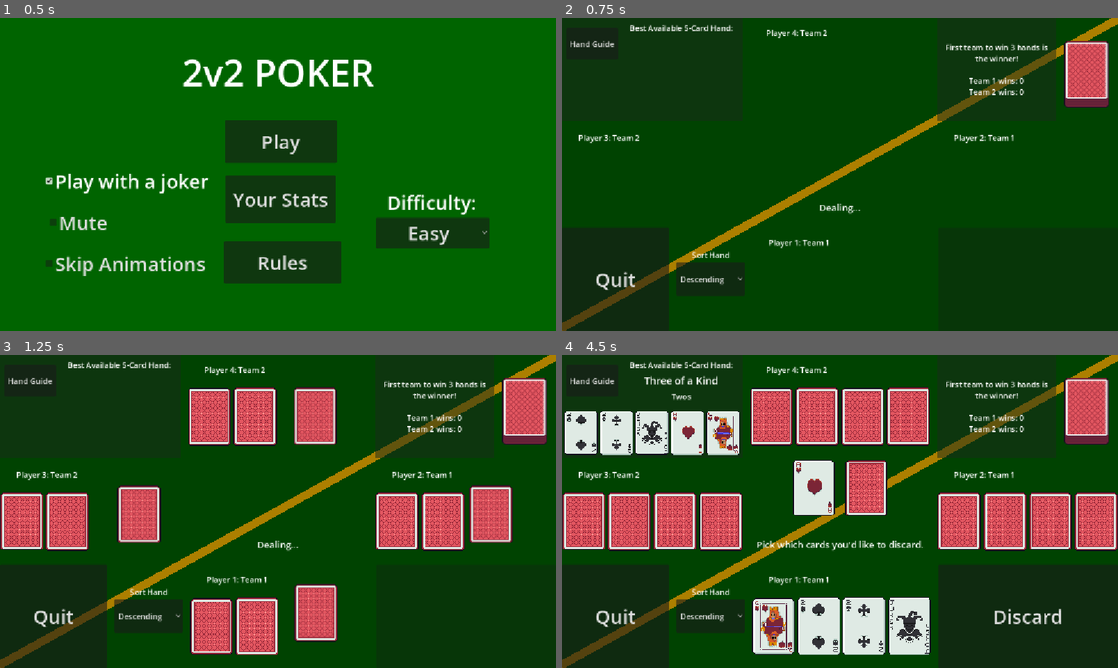
Above: before the commit, frames 1-4 (two rows, left to right).
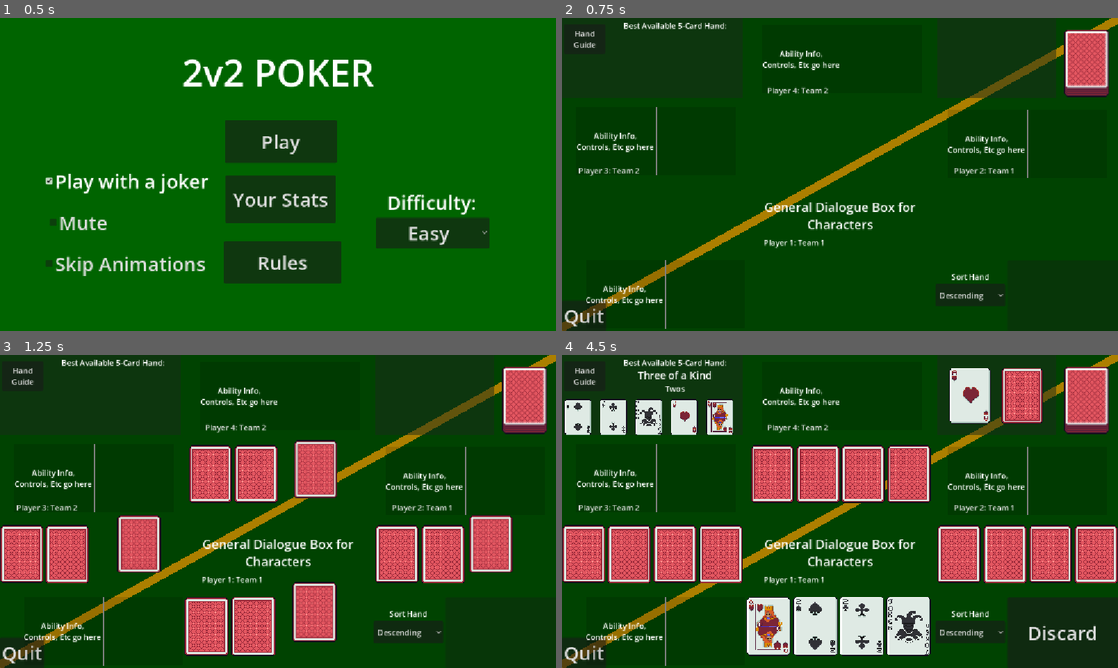
Above: after the commit, the same moments.

Repository: joey-x-y/card-game
Game: Godot game, scene res://Scenes/Main.tscn
The game is run twice, just before and just after one commit, with the same random seed, the same clock (stepped at 60 frames per second) and the same inputs.
Inputs (mouse positions are in pixels of both pictures, inside the frame that each line leads up to):
- Up to frame 1 (0.5 s): no input
- Up to frame 2 (0.75 s): click "Play" at 0.5 s
- Up to frame 3 (1.25 s): no input
- Up to frame 4 (4.5 s): click "Descending" at 1.25 s; click "Hand Guide" at 2 s; click (773, 627) at 2.77 s; click "Discard" at 3.5 s; click "Hand Guide" at 4.25 s

Frame 1 is identical in both runs. In frame 2, 8.6% of the frame differs, in the area x 0-99%, y 1-100%; in frame 3, 30%; in frame 4, 47%, in the area x 0-100%, y 1-100%.

Commit message:
placeholder character portraits, need test sprites

Diff:
--- /dev/null
+++ b/Prefabs/CharacterPortrait.tscn
@@ -0,0 +1,49 @@
+[gd_scene format=3 uid="uid://cft48kvnvxd57"]
+
+[node name="CharacterPortrait" type="Control" unique_id=277362339]
+layout_mode = 3
+anchor_right = 0.28645834
+anchor_bottom = 0.21604939
+grow_horizontal = 2
+grow_vertical = 2
+metadata/_edit_use_anchors_ = true
+
+[node name="Backdrop" type="ColorRect" parent="." unique_id=1671842024]
+layout_mode = 1
+anchors_preset = 15
+anchor_right = 1.0
+anchor_bottom = 1.0
+grow_horizontal = 2
+grow_vertical = 2
+color = Color(0, 0, 0, 0.12156863)
+
+[node name="VBoxContainer" type="HBoxContainer" parent="." unique_id=526993499]
+layout_mode = 1
+anchors_preset = 15
+anchor_right = 1.0
+anchor_bottom = 1.0
+grow_horizontal = 2
+grow_vertical = 2
+theme_override_constants/separation = 2
+
+[node name="Ability" type="Control" parent="VBoxContainer" unique_id=179557507]
+layout_mode = 2
+size_flags_horizontal = 3
+
+[node name="RichTextLabel" type="RichTextLabel" parent="VBoxContainer/Ability" unique_id=574910757]
+layout_mode = 1
+anchors_preset = 15
+anchor_right = 1.0
+anchor_bottom = 1.0
+grow_horizontal = 2
+grow_vertical = 2
+text = "Ability Info, Controls, Etc go here"
+horizontal_alignment = 1
+vertical_alignment = 1
+
+[node name="VSeparator" type="VSeparator" parent="VBoxContainer" unique_id=1971785909]
+layout_mode = 2
+
+[node name="Portrait" type="TextureRect" parent="VBoxContainer" unique_id=1385378325]
+layout_mode = 2
+size_flags_horizontal = 3
--- a/Scenes/Game Portraits.tscn
+++ b/Scenes/Game Portraits.tscn
@@ -8,6 +8,7 @@
 [ext_resource type="Script" uid="uid://bw1meq4xitqif" path="res://Scripts/Cards/River.gd" id="6_cx14u"]
 [ext_resource type="PackedScene" uid="uid://c3l44wwtneh0g" path="res://Prefabs/CardSlot.tscn" id="7_rue2x"]
 [ext_resource type="Texture2D" uid="uid://w06dwkbi86hm" path="res://Art/Poker cards/Poker_Kombinationen.jpg" id="8_sftde"]
+[ext_resource type="PackedScene" uid="uid://cft48kvnvxd57" path="res://Prefabs/CharacterPortrait.tscn" id="9_a1trm"]
 [ext_resource type="Script" uid="uid://bw1txujbe3kuu" path="res://Scripts/Cards/CardAnimator.gd" id="9_m85m2"]
 
 [node name="Game" type="Control" unique_id=2074097226 node_paths=PackedStringArray("animator", "player", "ally", "op1", …(182 unchanged characters)…
@@ -24,9 +25,9 @@
 op1 = NodePath("UI/VBoxContainer/Middle/Character3")
 op2 = NodePath("UI/VBoxContainer/Top/Character4")
 deck = NodePath("UI/VBoxContainer/Top/HBoxContainer/Data/Deck")
-river = NodePath("UI/VBoxContainer/Middle/VBoxContainer/MarginContainer/River")
-instruction_text = NodePath("UI/VBoxContainer/Middle/VBoxContainer/InstructionText")
-hand_sorter_button = NodePath("UI/VBoxContainer/Bottom/VBoxContainer/HandSorts")
+river = NodePath("UI/VBoxContainer/Top/River")
+instruction_text = NodePath("UI/VBoxContainer/Middle/InstructionText")
+hand_sorter_button = NodePath("UI/VBoxContainer/Bottom/HandSort/HandSorts")
 scoreboard = NodePath("UI/VBoxContainer/Top/HBoxContainer/TextureRect/Scoreboard")
 hand_display = NodePath("UI/VBoxContainer/Top/HandHelp")
 rules_button = NodePath("UI/VBoxContainer/Top/HandHelp/VBoxContainer/MarginContainer2/HBoxContainer/MarginContainer/ShowPokerHands")
@@ -66,7 +67,7 @@
 scale = Vector2(1.2330526, 0.44238842)
 color = Color(0.6745098, 0.49803922, 0, 1)
 
-[node name="VBoxContainer" type="VBoxContainer" parent="UI" unique_id=301699504]
+[node name="VBoxContainer" type="Control" parent="UI" unique_id=202926112]
 layout_mode = 1
 anchors_preset = 15
 anchor_right = 1.0
@@ -75,13 +76,16 @@
 grow_horizontal = 2
 grow_vertical = 2
 
-[node name="Top" type="HBoxContainer" parent="UI/VBoxContainer" unique_id=1941751145]
-layout_mode = 2
-size_flags_vertical = 3
-theme_override_constants/separation = 15
+[node name="Top" type="Control" parent="UI/VBoxContainer" unique_id=1310987922]
+anchors_preset = 0
+offset_right = 1152.0
+offset_bottom = 213.0
+size_flags_vertical = 3
 
 [node name="HandHelp" type="Control" parent="UI/VBoxContainer/Top" unique_id=661748925 node_paths=PackedStringArray("card_slots", "hand_name_display", "hand_description_display")]
-layout_mode = 2
+anchors_preset = 0
+offset_right = 374.0
+offset_bottom = 166.0
 size_flags_horizontal = 3
 script = ExtResource("2_a1trm")
 card_slots = [NodePath("VBoxContainer/MarginContainer/HBoxContainer/TextureRect"), NodePath("VBoxContainer/MarginContai …(243 unchanged characters)…
@@ -110,19 +114,19 @@
 layout_mode = 2
 size_flags_vertical = 3
 size_flags_stretch_ratio = 1.08
+theme_override_constants/margin_top = 4
+theme_override_constants/margin_bottom = 1
+
+[node name="HBoxContainer" type="HBoxContainer" parent="UI/VBoxContainer/Top/HandHelp/VBoxContainer/MarginContainer2" unique_id=1528389169]
+layout_mode = 2
+
+[node name="MarginContainer" type="MarginContainer" parent="UI/VBoxContainer/Top/HandHelp/VBoxContainer/MarginContainer2/HBoxContainer" unique_id=2073755996]
+layout_mode = 2
+size_flags_horizontal = 3
+size_flags_stretch_ratio = 0.46
+theme_override_constants/margin_left = 4
 theme_override_constants/margin_top = 9
-theme_override_constants/margin_bottom = 10
-
-[node name="HBoxContainer" type="HBoxContainer" parent="UI/VBoxContainer/Top/HandHelp/VBoxContainer/MarginContainer2" unique_id=1528389169]
-layout_mode = 2
-
-[node name="MarginContainer" type="MarginContainer" parent="UI/VBoxContainer/Top/HandHelp/VBoxContainer/MarginContainer2/HBoxContainer" unique_id=2073755996]
-layout_mode = 2
-size_flags_horizontal = 3
-size_flags_stretch_ratio = 0.46
-theme_override_constants/margin_left = 9
-theme_override_constants/margin_top = 12
-theme_override_constants/margin_bottom = 12
+theme_override_constants/margin_bottom = 9
 
 [node name="ShowPokerHands" type="Button" parent="UI/VBoxContainer/Top/HandHelp/VBoxContainer/MarginContainer2/HBoxContainer/MarginContainer" unique_id=524679292]
 layout_mode = 2
@@ -133,6 +137,7 @@
 [node name="VBoxContainer" type="VBoxContainer" parent="UI/VBoxContainer/Top/HandHelp/VBoxContainer/MarginContainer2/HBoxContainer" unique_id=1581752788]
 layout_mode = 2
 size_flags_horizontal = 3
+size_flags_stretch_ratio = 1.42
 
 [node name="RichTextLabel" type="RichTextLabel" parent="UI/VBoxContainer/Top/HandHelp/VBoxContainer/MarginContainer2/HBoxContainer/VBoxContainer" unique_id=1262068280]
 layout_mode = 2
@@ -154,6 +159,7 @@
 [node name="HandDescription" type="RichTextLabel" parent="UI/VBoxContainer/Top/HandHelp/VBoxContainer/MarginContainer2/HBoxContainer/VBoxContainer" unique_id=878381816]
 layout_mode = 2
 size_flags_vertical = 3
+size_flags_stretch_ratio = 1.25
 horizontal_alignment = 1
 
 [node name="MarginContainer" type="MarginContainer" parent="UI/VBoxContainer/Top/HandHelp/VBoxContainer" unique_id=998571545]
@@ -203,11 +209,23 @@
 stretch_mode = 4
 
 [node name="Character4" parent="UI/VBoxContainer/Top" unique_id=773766212 instance=ExtResource("3_l5t4b")]
-layout_mode = 2
+layout_mode = 0
+anchors_preset = 0
+anchor_right = 0.0
+anchor_bottom = 0.0
+offset_left = 391.00003
+offset_top = 119.0
+offset_right = 765.0
+offset_bottom = 332.0
+grow_horizontal = 1
+grow_vertical = 1
 size_flags_horizontal = 3
 
 [node name="HBoxContainer" type="HBoxContainer" parent="UI/VBoxContainer/Top" unique_id=1861893579]
-layout_mode = 2
+layout_mode = 0
+offset_left = 778.0
+offset_right = 1152.0
+offset_bottom = 166.0
 size_flags_horizontal = 3
 
 [node name="TextureRect" type="ColorRect" parent="UI/VBoxContainer/Top/HBoxContainer" unique_id=397925561]
@@ -217,6 +235,7 @@
 color = Color(0.103855856, 0.16449335, 0.10386669, 0.5058824)
 
 [node name="Scoreboard" type="RichTextLabel" parent="UI/VBoxContainer/Top/HBoxContainer/TextureRect" unique_id=1788841116]
+visible = false
 layout_mode = 1
 anchors_preset = 15
 anchor_right = 1.0
@@ -242,30 +261,12 @@
 stretch_mode = 5
 script = ExtResource("5_xpoh6")
 
-[node name="Middle" type="HBoxContainer" parent="UI/VBoxContainer" unique_id=1850566288]
-layout_mode = 2
-size_flags_vertical = 3
-theme_override_constants/separation = 15
-
-[node name="Character3" parent="UI/VBoxContainer/Middle" unique_id=1860372534 instance=ExtResource("3_l5t4b")]
-layout_mode = 2
-size_flags_horizontal = 3
-
-[node name="VBoxContainer" type="VBoxContainer" parent="UI/VBoxContainer/Middle" unique_id=964455717]
-layout_mode = 2
-size_flags_horizontal = 3
-theme_override_constants/separation = 18
-
-[node name="MarginContainer" type="MarginContainer" parent="UI/VBoxContainer/Middle/VBoxContainer" unique_id=594869144]
-layout_mode = 2
-size_flags_vertical = 3
-size_flags_stretch_ratio = 1.6
-theme_override_constants/margin_left = 80
-theme_override_constants/margin_right = 80
-theme_override_constants/margin_bottom = 3
-
-[node name="River" type="HBoxContainer" parent="UI/VBoxContainer/Middle/VBoxContainer/MarginContainer" unique_id=892280010 node_paths=PackedStringArray("card_slot")]
-layout_mode = 2
+[node name="River" type="HBoxContainer" parent="UI/VBoxContainer/Top" unique_id=892280010 node_paths=PackedStringArray("card_slot")]
+layout_mode = 0
+offset_left = 793.0
+offset_top = 26.0
+offset_right = 1006.0
+offset_bottom = 143.0
 size_flags_horizontal = 3
 size_flags_vertical = 3
 size_flags_stretch_ratio = 1.58
@@ -273,16 +274,40 @@
 script = ExtResource("6_cx14u")
 card_slot = [NodePath("CardSlot"), NodePath("CardSlot2")]
 
-[node name="CardSlot" parent="UI/VBoxContainer/Middle/VBoxContainer/MarginContainer/River" unique_id=1526643365 instance=ExtResource("7_rue2x")]
-layout_mode = 2
-size_flags_horizontal = 3
-
-[node name="CardSlot2" parent="UI/VBoxContainer/Middle/VBoxContainer/MarginContainer/River" unique_id=1956895683 instance=ExtResource("7_rue2x")]
-layout_mode = 2
-size_flags_horizontal = 3
-
-[node name="InstructionText" type="RichTextLabel" parent="UI/VBoxContainer/Middle/VBoxContainer" unique_id=357002125]
-layout_mode = 2
+[node name="CardSlot" parent="UI/VBoxContainer/Top/River" unique_id=1526643365 instance=ExtResource("7_rue2x")]
+layout_mode = 2
+size_flags_horizontal = 3
+
+[node name="CardSlot2" parent="UI/VBoxContainer/Top/River" unique_id=1956895683 instance=ExtResource("7_rue2x")]
+layout_mode = 2
+size_flags_horizontal = 3
+
+[node name="Middle" type="Control" parent="UI/VBoxContainer" unique_id=1456945783]
+anchors_preset = 0
+offset_top = 217.0
+offset_right = 1152.0
+offset_bottom = 430.0
+size_flags_vertical = 3
+
+[node name="Character3" parent="UI/VBoxContainer/Middle" unique_id=1860372534 instance=ExtResource("3_l5t4b")]
+layout_mode = 0
+anchors_preset = 0
+anchor_right = 0.0
+anchor_bottom = 0.0
+offset_top = 68.0
+offset_right = 374.0
+offset_bottom = 281.0
+grow_horizontal = 1
+grow_vertical = 1
+size_flags_horizontal = 3
+
+[node name="InstructionText" type="RichTextLabel" parent="UI/VBoxContainer/Middle" unique_id=357002125]
+visible = false
+layout_mode = 0
+offset_left = 759.0
+offset_top = -151.0
+offset_right = 1133.0
+offset_bottom = -76.0
 size_flags_vertical = 3
 mouse_filter = 2
 theme_override_font_sizes/normal_font_size = 19
@@ -291,27 +316,57 @@
 vertical_alignment = 1
 
 [node name="Character2" parent="UI/VBoxContainer/Middle" unique_id=514162100 instance=ExtResource("3_l5t4b")]
-layout_mode = 2
-size_flags_horizontal = 3
-
-[node name="Bottom" type="HBoxContainer" parent="UI/VBoxContainer" unique_id=392229794]
-layout_mode = 2
-size_flags_vertical = 3
-theme_override_constants/separation = 15
+layout_mode = 0
+anchors_preset = 0
+anchor_right = 0.0
+anchor_bottom = 0.0
+offset_left = 778.0
+offset_top = 68.0
+offset_right = 1152.0
+offset_bottom = 281.0
+grow_horizontal = 1
+grow_vertical = 1
+size_flags_horizontal = 3
+
+[node name="Dbox" type="RichTextLabel" parent="UI/VBoxContainer/Middle" unique_id=498529105]
+layout_mode = 0
+offset_left = 400.00003
+offset_top = 134.0
+offset_right = 753.0
+offset_bottom = 251.0
+theme_override_font_sizes/normal_font_size = 26
+text = "General Dialogue Box for Characters"
+scroll_active = false
+horizontal_alignment = 1
+vertical_alignment = 1
+
+[node name="Bottom" type="Control" parent="UI/VBoxContainer" unique_id=1222949775]
+anchors_preset = 0
+offset_top = 434.0
+offset_right = 1152.0
+offset_bottom = 648.0
+size_flags_vertical = 3
 
 [node name="Quit" type="Button" parent="UI/VBoxContainer/Bottom" unique_id=1153389815]
-layout_mode = 2
+layout_mode = 0
+offset_top = 151.0
+offset_right = 92.0
+offset_bottom = 214.0
 size_flags_horizontal = 3
 size_flags_stretch_ratio = 0.6
 theme_override_font_sizes/font_size = 40
 text = "Quit"
 
-[node name="VBoxContainer" type="VBoxContainer" parent="UI/VBoxContainer/Bottom" unique_id=192361686]
-layout_mode = 2
+[node name="HandSort" type="VBoxContainer" parent="UI/VBoxContainer/Bottom" unique_id=192361686]
+layout_mode = 0
+offset_left = 774.0
+offset_top = 67.0
+offset_right = 919.0
+offset_bottom = 214.0
 size_flags_horizontal = 3
 size_flags_stretch_ratio = 0.38
 
-[node name="RichTextLabel" type="RichTextLabel" parent="UI/VBoxContainer/Bottom/VBoxContainer" unique_id=26330015]
+[node name="RichTextLabel" type="RichTextLabel" parent="UI/VBoxContainer/Bottom/HandSort" unique_id=26330015]
 layout_mode = 2
 size_flags_vertical = 3
 mouse_filter = 2
@@ -320,7 +375,7 @@
 horizontal_alignment = 1
 vertical_alignment = 2
 
-[node name="HandSorts" type="OptionButton" parent="UI/VBoxContainer/Bottom/VBoxContainer" unique_id=627764900]
+[node name="HandSorts" type="OptionButton" parent="UI/VBoxContainer/Bottom/HandSort" unique_id=627764900]
 layout_mode = 2
 size_flags_vertical = 3
 item_count = 4
@@ -333,16 +388,28 @@
 popup/item_3/text = "None"
 popup/item_3/id = 3
 
-[node name="HSeparator" type="Control" parent="UI/VBoxContainer/Bottom/VBoxContainer" unique_id=1655475148]
+[node name="HSeparator" type="Control" parent="UI/VBoxContainer/Bottom/HandSort" unique_id=1655475148]
 layout_mode = 2
 size_flags_vertical = 3
 
 [node name="Character" parent="UI/VBoxContainer/Bottom" unique_id=963857516 instance=ExtResource("3_l5t4b")]
-layout_mode = 2
+layout_mode = 0
+anchors_preset = 0
+anchor_right = 0.0
+anchor_bottom = 0.0
+offset_left = 382.0
+offset_right = 765.0
+offset_bottom = 214.0
+grow_horizontal = 1
+grow_vertical = 1
 size_flags_horizontal = 3
 
 [node name="Next" type="Button" parent="UI/VBoxContainer/Bottom" unique_id=1227552542]
-layout_mode = 2
+layout_mode = 0
+offset_left = 923.0
+offset_top = 68.0
+offset_right = 1152.0
+offset_bottom = 214.0
 size_flags_horizontal = 3
 theme_override_font_sizes/font_size = 40
 
@@ -375,6 +442,34 @@
 theme_override_font_sizes/font_size = 60
 text = "Close"
 
+[node name="CharacterPortrait" parent="UI" unique_id=277362339 instance=ExtResource("9_a1trm")]
+layout_mode = 1
+anchor_left = 0.042534724
+anchor_top = 0.77469134
+anchor_right = 0.32899305
+anchor_bottom = 0.9907407
+
+[node name="CharacterPortrait2" parent="UI" unique_id=1712845770 instance=ExtResource("9_a1trm")]
+layout_mode = 1
+anchor_left = 0.6935764
+anchor_top = 0.29475307
+anchor_right = 0.9800347
+anchor_bottom = 0.51080245
+
+[node name="CharacterPortrait3" parent="UI" unique_id=2060314386 instance=ExtResource("9_a1trm")]
+layout_mode = 1
+anchor_left = 0.026041666
+anchor_top = 0.28549382
+anchor_right = 0.3125
+anchor_bottom = 0.5015432
+
+[node name="CharacterPortrait4" parent="UI" unique_id=662463746 instance=ExtResource("9_a1trm")]
+layout_mode = 1
+anchor_left = 0.36024305
+anchor_top = 0.023148147
+anchor_right = 0.6467014
+anchor_bottom = 0.23919754
+
 [node name="CanvasLayer" type="CanvasLayer" parent="." unique_id=1008842098]
 script = ExtResource("9_m85m2")
 
